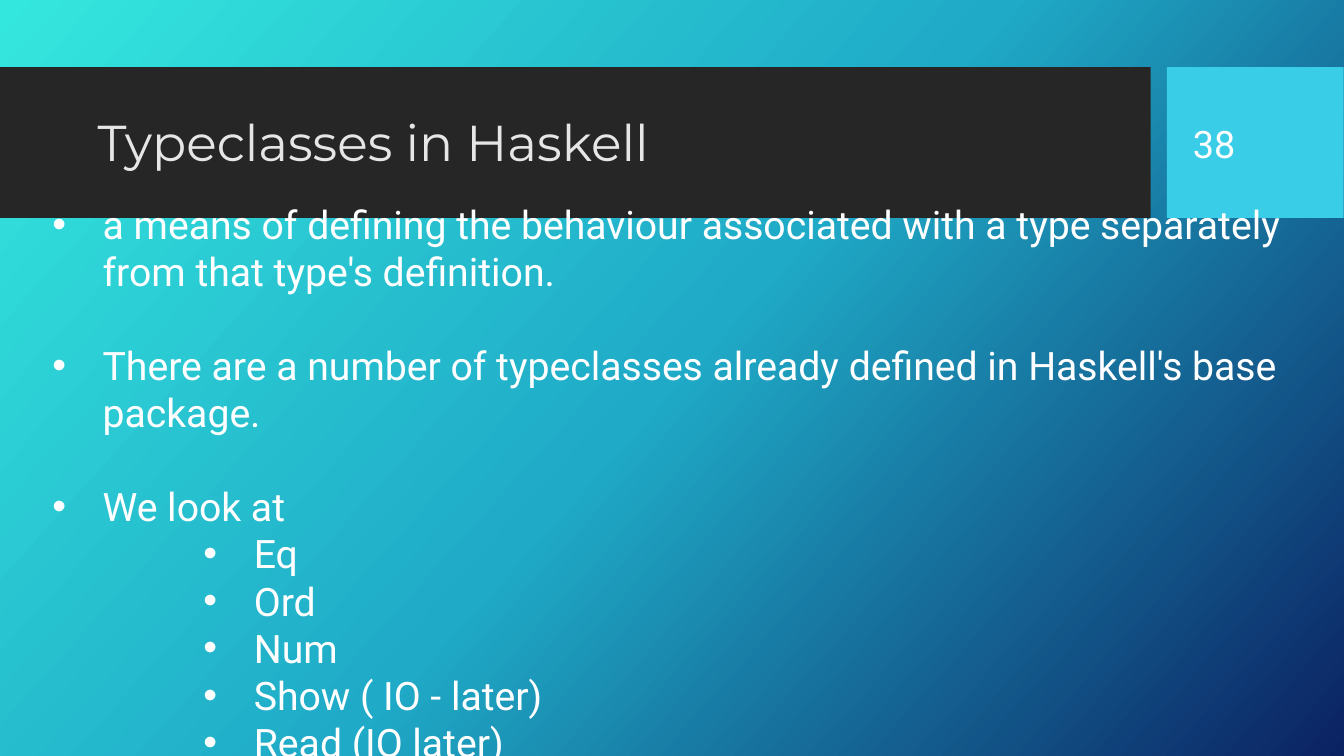
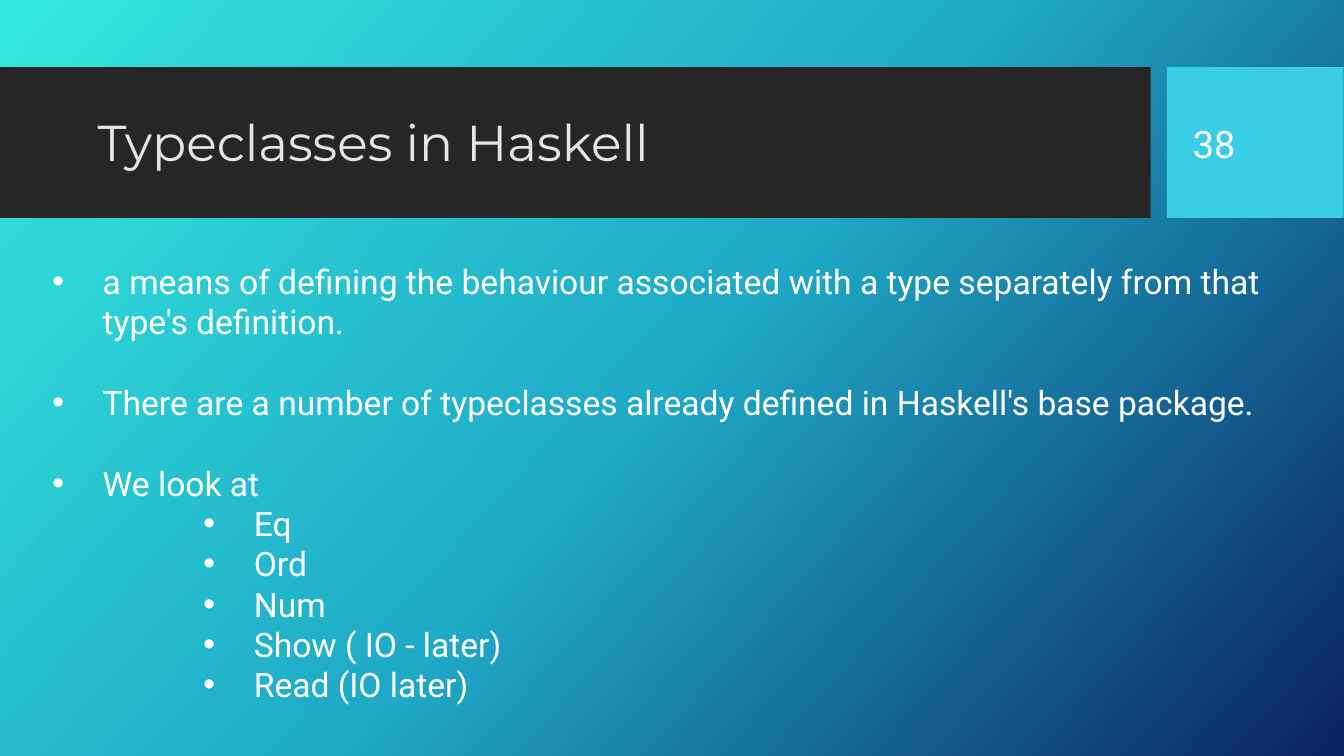
Before and after one commit to Fun-Prog-26/fun-prog-26, a slide deck: slide 39 of topic10-declaring-types-and-classes/unit-10a-lectures/talk-1/a-type-decl.pptx. Drawn at 1344x756 pixels with LibreOffice and Linux fonts; fonts in the diff are those of the drawing; background and template pictures are left out. Boxes give left, top, right and bottom in pixels: in the first picture for what was removed or moved away, otherwise in the second. Text is boxed around its words. In the diff, an @@ line names an element or a change of style, - is before the commit and + after.

Commit message:
slight update in type-dec add marks for class test 2

```diff
--- a/topic10-declaring-types-and-classes/unit-10a-lectures/talk-1/a-type-decl.pptx
+++ b/topic10-declaring-types-and-classes/unit-10a-lectures/talk-1/a-type-decl.pptx
@@ text "a means of defining the ...": place and size @@
-text "a means of defining the ..." at [103,203,1280,719]
+text "a means of defining the ..." at [103,268,1260,705]
@@ text "a means of defining the ..." at [103,268,1260,705]: size 28 to 24 pt @@
```
Also in this commit, not shown: 2 other files.
